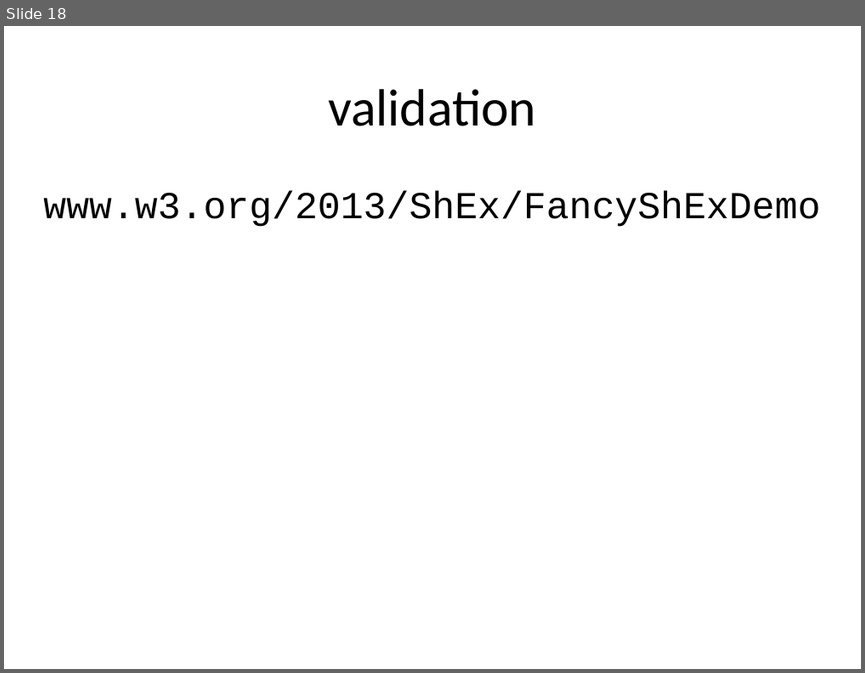
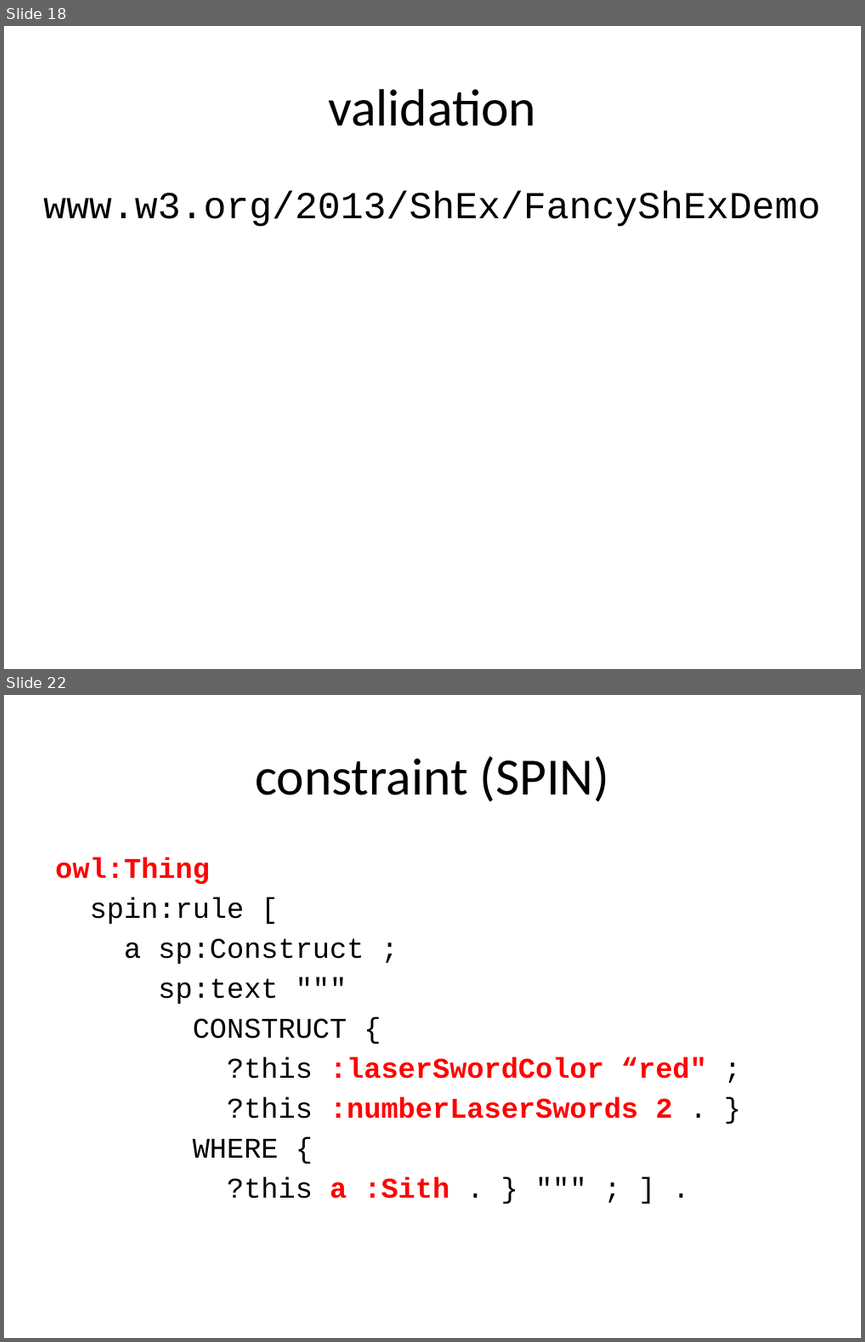
Before and after one commit to boschthomas/rdf-validation-research, a slide deck: presentations/Tutorial Thomas Bosch (DC 2014).pptx. Shown one above the other, each under a label of ours: slide 18 before the commit, slides 18 and 22 after it; the slides between them are not shown. The pictures are 865x673 and 865x1342 pixels, drawn with LibreOffice and Linux fonts; fonts in the diff are those of the drawing. Boxes give left, top, right and bottom in pixels: in the first picture for what was removed or moved away, otherwise in the second. Text is boxed around its words. In the diff, an @@ line names an element or a change of style, - is before the commit and + after.

```diff
--- a/presentations/Tutorial Thomas Bosch (DC 2014).pptx
+++ b/presentations/Tutorial Thomas Bosch (DC 2014).pptx
@@ slide 22 added at [4,695,861,1338], background #FFFFFF @@
@@ title added at [255,756,610,802], 44 pt, text #000000 @@
+constraint (SPIN)
@@ text added at [55,857,707,1198], 24 pt, text #000000 @@
+owl:Thing
+spin:rule [
+a sp:Construct ;
+sp:text """
+CONSTRUCT {
+?this :laserSwordColor “red" ;
+?this :numberLaserSwords 2 . }
+WHERE {
+?this a :Sith . } """ ; ] .
```
Also in this commit, not shown: 7 slides changed, 34 other slides added, 2 slides removed, 11 other files.
